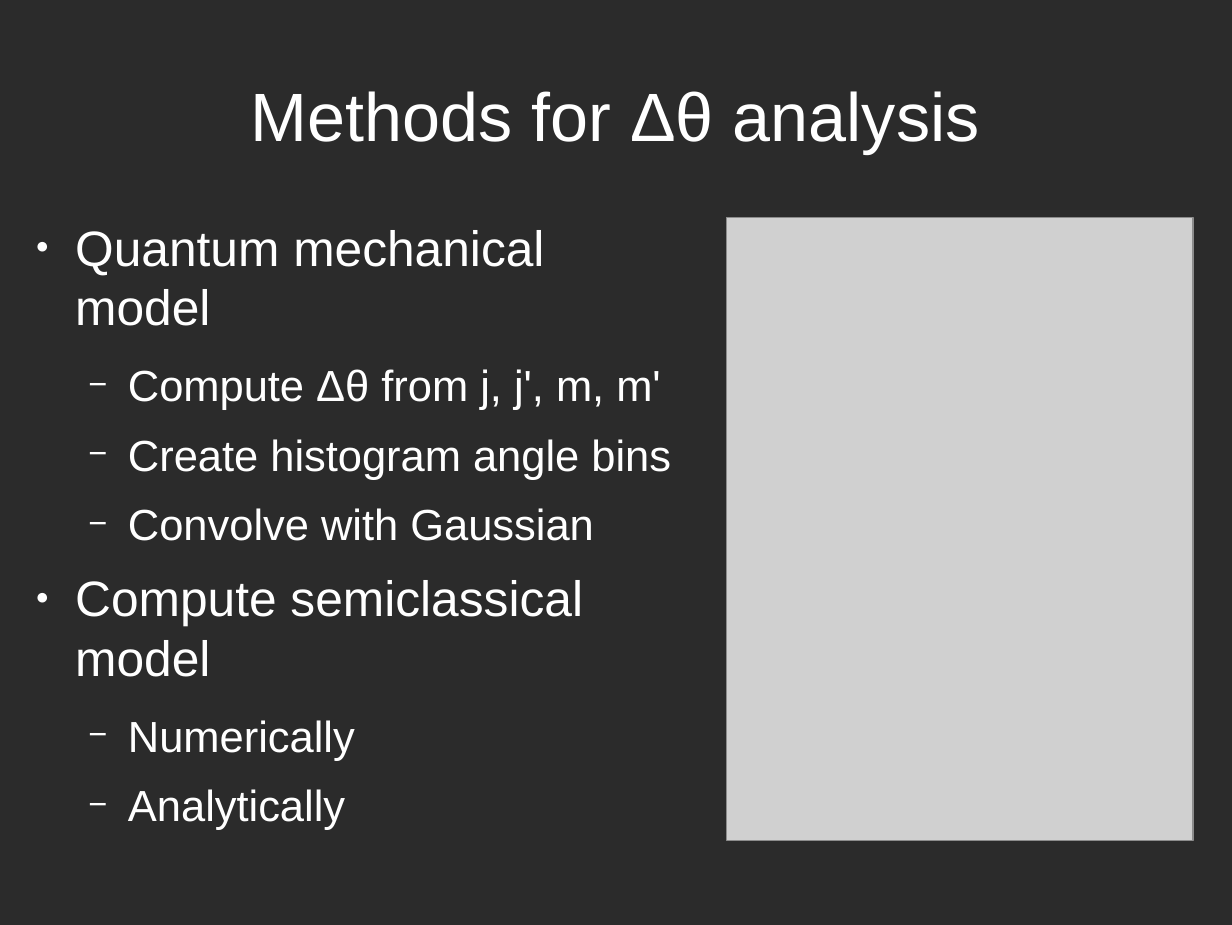
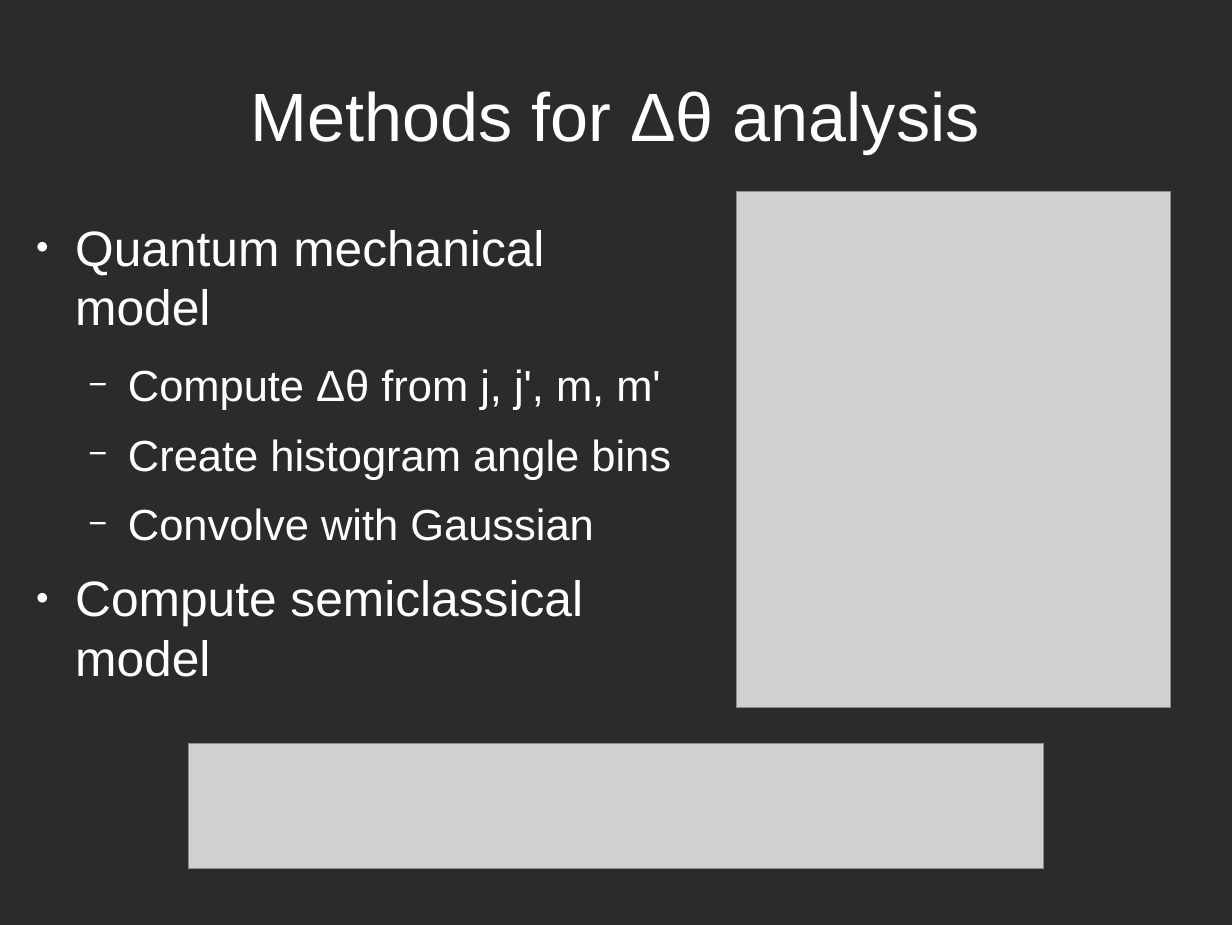
Before and after one commit to atowneND/HeNaK_Collisions, a slide deck: slide 16 of Presentation.odp (slide 15 before the commit). Drawn at 1232x925 pixels with LibreOffice and Linux fonts; fonts in the diff are those of the drawing; grey boxes stand for pictures; background and template pictures are left out; a plain dark background stands for a picture behind light text. Boxes give left, top, right and bottom in pixels: in the first picture for what was removed or moved away, otherwise in the second. Text is boxed around its words. In the diff, an @@ line names an element or a change of style, - is before the commit and + after.

```diff
--- a/Presentation.odp
+++ b/Presentation.odp
@@ picture: place and size @@
-picture at <box>727,218,1193,841</box>
+picture at <box>737,191,1171,708</box>
@@ text at <box>128,720,355,830</box>: paragraphs removed @@
-  − Numerically
-  − Analytically
@@ picture added at <box>188,742,1043,868</box> @@
```
Also in this commit, not shown: 6 other slides changed, 2 slides added, 2 slides removed, 4 other files.
